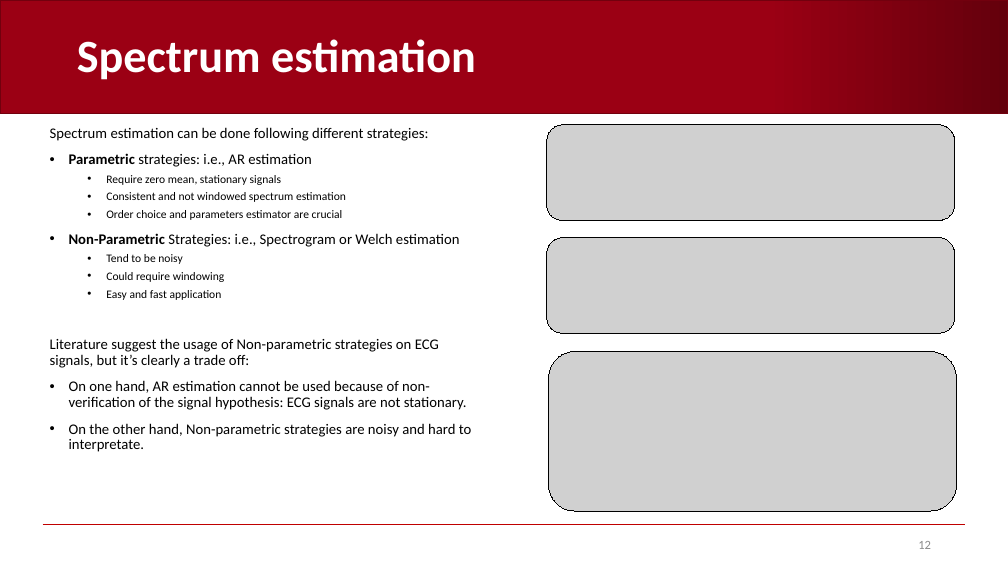
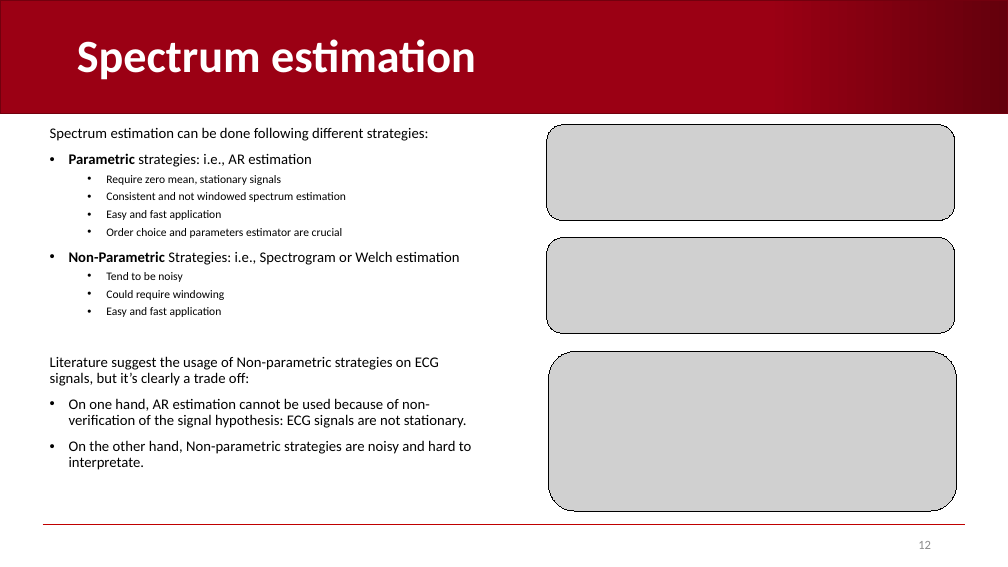
Before and after one commit to AndreaCorrado00/Tesi_magistrale_Corrado_Andrea, a slide deck: slide 12 of Documentation/4. Recap filters-spectrum-alignment .pptx. Drawn at 1008x567 pixels with LibreOffice and Linux fonts; fonts in the diff are those of the drawing; grey boxes stand for pictures; background and template pictures are left out. Boxes give left, top, right and bottom in pixels: in the first picture for what was removed or moved away, otherwise in the second. Text is boxed around its words. In the diff, an @@ line names an element or a change of style, - is before the commit and + after.

```diff
--- a/Documentation/4. Recap filters-spectrum-alignment .pptx
+++ b/Documentation/4. Recap filters-spectrum-alignment .pptx
@@ text at [106, 210, 222, 220]: paragraph added @@
+  • Easy and fast application
```
Also in this commit, not shown: 1 other slide changed, 2 other files.
